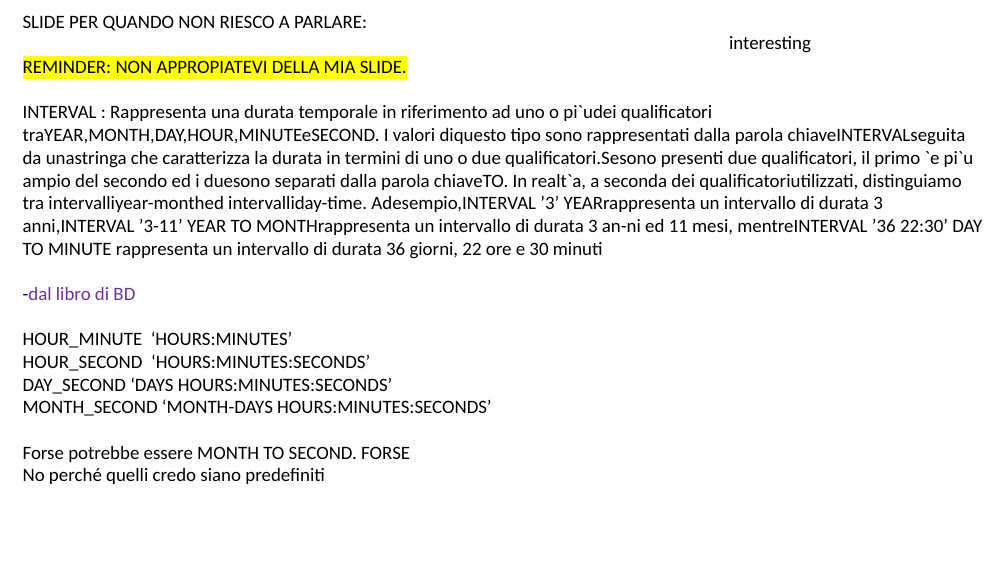
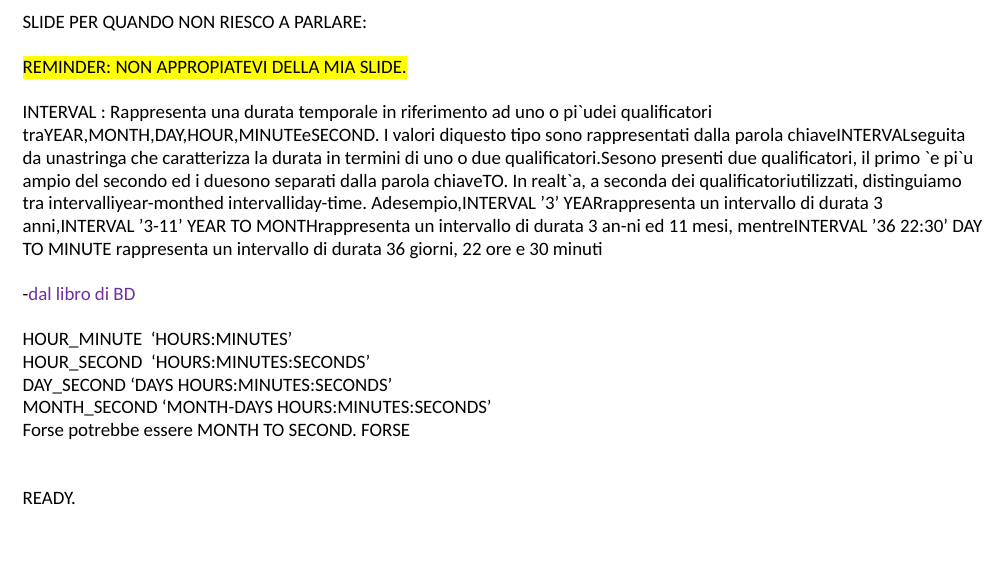
Before and after one commit to DavideGit-cs/BD_Progetto_Gruppo11, a slide deck: slide 12 of Vincoli_Domini_BDProgetto_finale.pptx. Drawn at 1008x567 pixels with LibreOffice and Linux fonts; fonts in the diff are those of the drawing. Boxes give left, top, right and bottom in pixels: in the first picture for what was removed or moved away, otherwise in the second. Text is boxed around its words. In the diff, an @@ line names an element or a change of style, - is before the commit and + after.

```diff
--- a/Vincoli_Domini_BDProgetto_finale.pptx
+++ b/Vincoli_Domini_BDProgetto_finale.pptx
@@ text removed at (x1=729, y1=36, x2=811, y2=53) @@
-interesting
@@ text at (x1=23, y1=492, x2=76, y2=504): text changed @@
-No perché quelli credo siano predefiniti
+READY.
```
Also in this commit, not shown: 6 other slides changed, 1 slide added, 3 other files.
